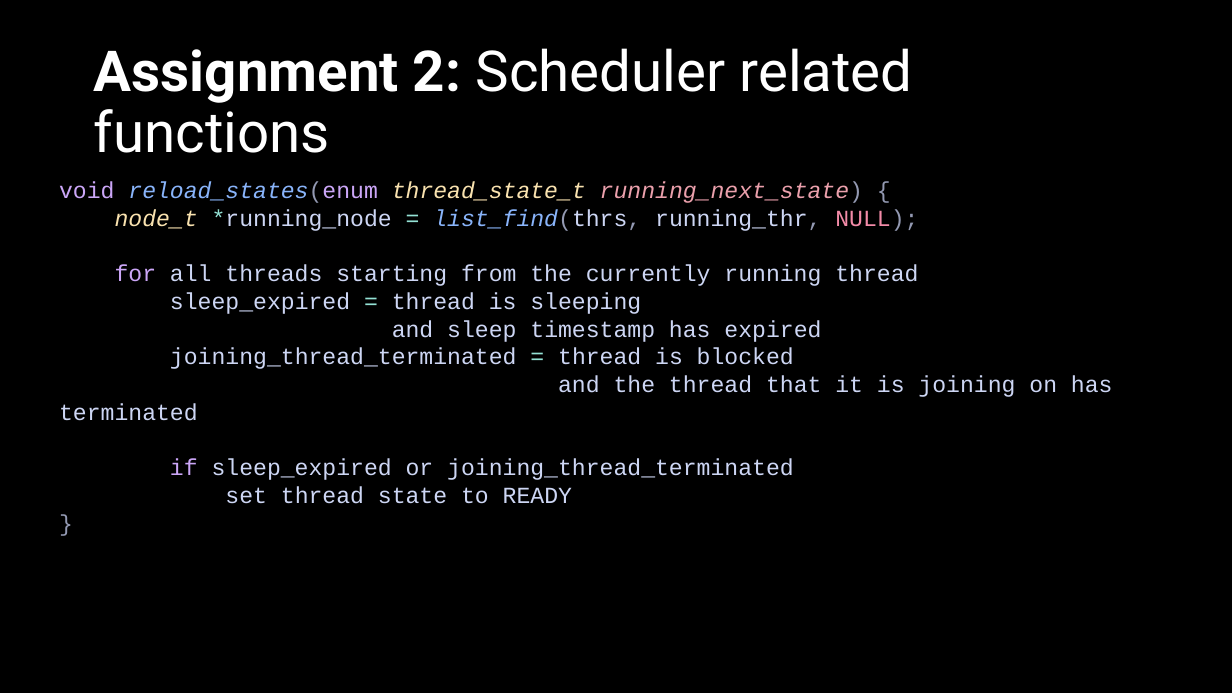
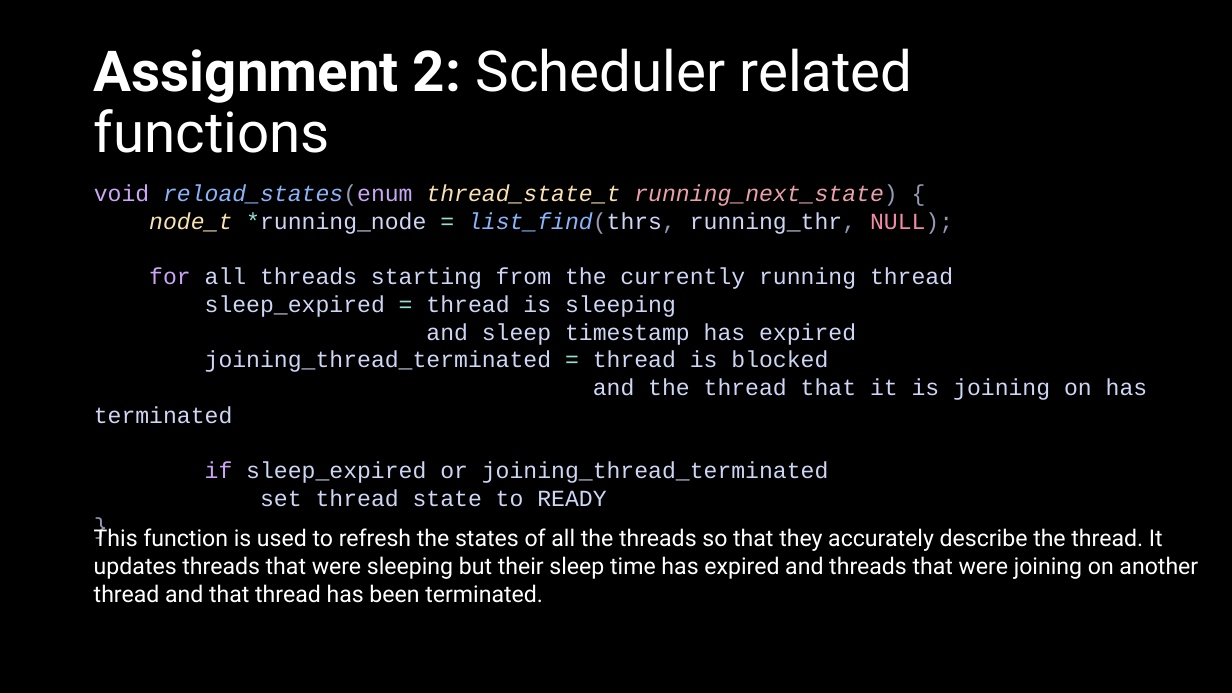
Before and after one commit to ACrispyCookie/ECE321-Concurrent-Programming, a slide deck: slide 26 of Project4/G9-4.pptx (slide 18 before the commit). Drawn at 1232x693 pixels with LibreOffice and Linux fonts; fonts in the diff are those of the drawing. Boxes give left, top, right and bottom in pixels: in the first picture for what was removed or moved away, otherwise in the second. Text is boxed around its words. In the diff, an @@ line names an element or a change of style, - is before the commit and + after.

```diff
--- a/Project4/G9-4.pptx
+++ b/Project4/G9-4.pptx
@@ text "void reload_states(enum thread_state_t running_next_state) {": place and size @@
-text "void reload_states(enum thread_state_t running_next_state) {" at [59, 181, 1113, 504]
+text "void reload_states(enum thread_state_t running_next_state) {" at [94, 184, 1148, 507]
@@ text added at [94, 526, 1198, 603], 18 pt, text #FFFFFF @@
+This function is used to refresh the states of all the threads so that they accurately describe the thread. It updates threads that were sleeping but their sleep time has expired and threads that were joining on another thread and that thread has been terminated.
```
Also in this commit, not shown: 25 other slides changed, 12 slides added, 2 slides removed, 32 other files.
